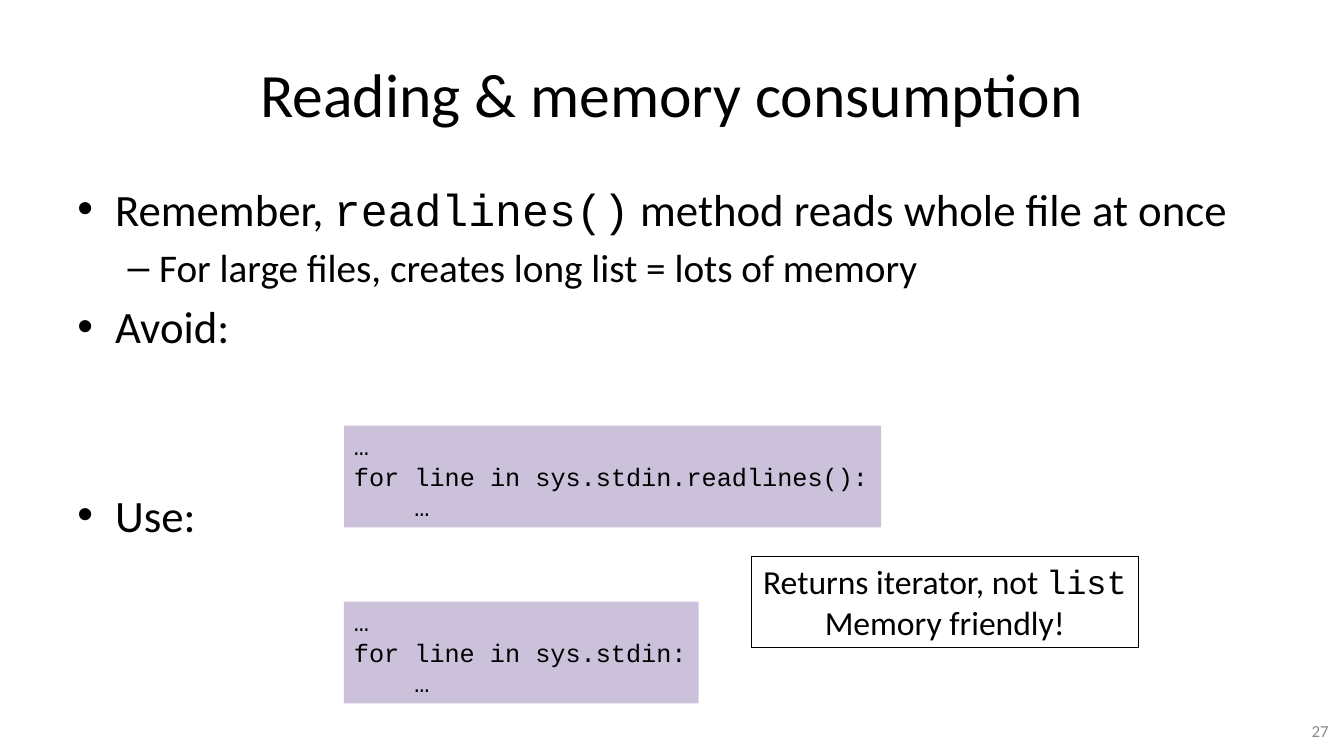
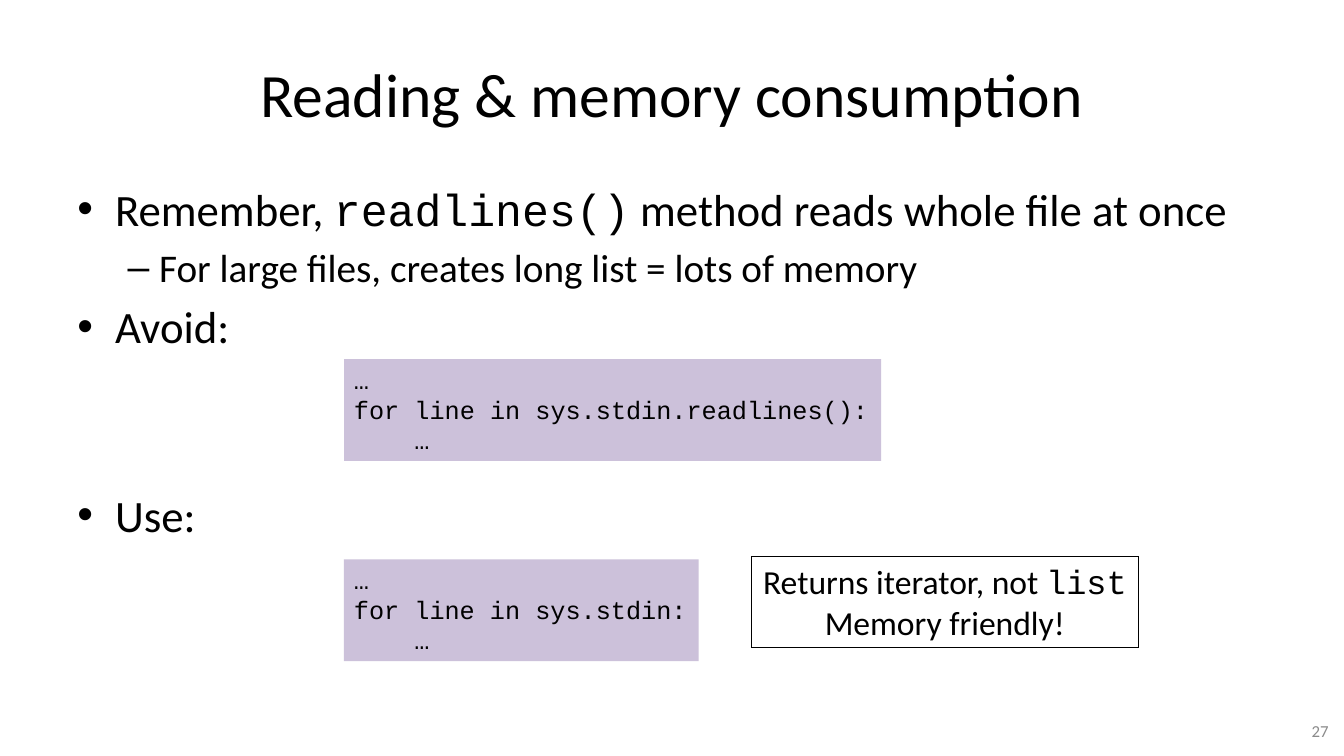
Before and after one commit to gjbex/Python-for-programmers, a slide deck: slide 27 of python_for_programmers.pptx. Drawn at 1344x756 pixels with LibreOffice and Linux fonts; fonts in the diff are those of the drawing. Boxes give left, top, right and bottom in pixels: in the first picture for what was removed or moved away, otherwise in the second. Text is boxed around its words. In the diff, an @@ line names an element or a change of style, - is before the commit and + after.

```diff
--- a/python_for_programmers.pptx
+++ b/python_for_programmers.pptx
@@ rectangle "… for line in sys.stdin.readlines():": place and size @@
-rectangle "… for line in sys.stdin.readlines():" at box(344, 425, 881, 527)
+rectangle "… for line in sys.stdin.readlines():" at box(344, 359, 881, 461)
@@ rectangle "… for line in sys.stdin:": place and size @@
-rectangle "… for line in sys.stdin:" at box(344, 602, 699, 704)
+rectangle "… for line in sys.stdin:" at box(344, 560, 699, 661)
```
Also in this commit, not shown: 3 other slides changed.
